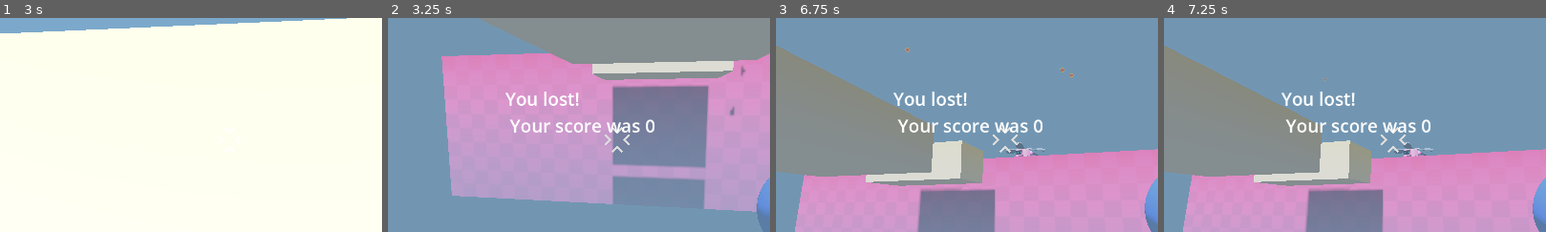
Above: before the commit, frames 1-4 (left to right).
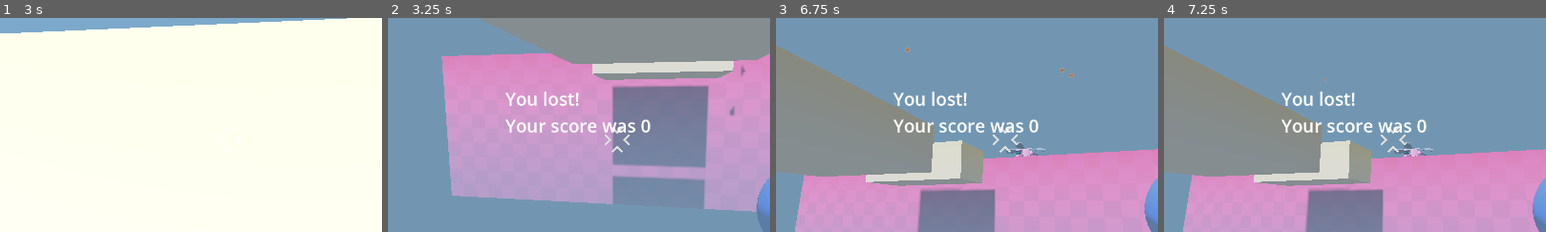
Above: after the commit, the same moments.

Repository: nesherson/survivor-arena-fps
Game: Godot game, scene res://scenes/game/game.tscn
Two runs of this game, one before a commit and one after it. Both use one fixed random seed, a clock stepped at 60 frames per second and the inputs below.
Inputs (mouse positions are % of the whole screen's width and height, from its top left):
- Up to frame 1 (3 s): tap Enter at 0.5 s; move the mouse to (55, 50) at 0.52 s; press the mouse at (55, 50) at 0.53 s; hold W (move_forward) from 0.53 s (still down); tap Space (jump) at 0.77, 1.52 s; move the mouse to (45, 50) at 1.27 s; release the mouse at (45, 50) at 1.28 s; click (45, 50) at 1.35 s; move the mouse to (52, 48) at 2.02 s; press the mouse at (52, 48) at 2.03 s; move the mouse to (49, 52) at 2.77 s; release the mouse at (49, 52) at 2.78 s; click (49, 52) at 2.85 s
- Up to frame 2 (3.25 s): keep holding W (move_forward); tap Space (jump) at 3.02 s
- Up to frame 3 (6.75 s): tap R (reset_game) at 3.5 s; move the mouse to (57, 51) at 3.52 s; press the mouse at (57, 51) at 3.53 s; tap Space (jump) at 3.77, 4.52, 6.02 s; move the mouse to (42, 49) at 4.27 s; release the mouse at (42, 49) at 4.28 s; click (42, 49) at 4.35 s; move the mouse to (51, 50) at 5.02 s; press the mouse at (51, 50) at 5.03 s; move the mouse to (46, 48) at 5.77 s; release W (move_forward) at 5.78 s; release the mouse at (46, 48) at 5.78 s; hold D (move_right) 5.78-6.53 s; click (46, 48) at 5.85 s; move the mouse to (55, 50) at 6.52 s; press the mouse at (55, 50) at 6.53 s; hold W (move_forward) from 6.53 s (still down)
- Up to frame 4 (7.25 s): keep holding W (move_forward); tap Space (jump) at 6.77 s
The pictures show only the part of the screen within x 20-70%, y 22-71%; the shares and areas given below are measured in that part.

Frame 1 is identical in both runs. In frame 2, 1.2% of the frame differs, in the area x 30-70%, y 47-54%; in frame 3, 1.3%; in frame 4, 1.3%.

Commit message:
Improve player health bar functionality
- Move player health bar to separate scene
- Update health bar using player signal

Diff:
--- a/scenes/game/game.tscn
+++ b/scenes/game/game.tscn
@@ -1,9 +1,10 @@
-[gd_scene load_steps=12 format=3 uid="uid://c15h5w7s662co"]
+[gd_scene load_steps=13 format=3 uid="uid://c15h5w7s662co"]
 
 [ext_resource type="Script" uid="uid://cc4gmgarxkuea" path="res://scripts/game/game.gd" id="1_5i0tg"]
 [ext_resource type="PackedScene" uid="uid://c6eftswfesm4c" path="res://scenes/player/player.tscn" id="1_sul5r"]
 [ext_resource type="Material" uid="uid://r2cc6tfu230g" path="res://materials/platform.tres" id="2_0sr1o"]
 [ext_resource type="Material" uid="uid://c5j0gij8mtd7e" path="res://materials/bridge.tres" id="3_0sr1o"]
+[ext_resource type="PackedScene" uid="uid://csgr2gnnihnkw" path="res://scenes/player/player_health_bar.tscn" id="3_bdhmt"]
 [ext_resource type="PackedScene" uid="uid://dr8xmhqkgx00p" path="res://scenes/enemies/mob.tscn" id="4_kelw5"]
 [ext_resource type="PackedScene" uid="uid://yagxroxn8o41" path="res://scenes/enemies/mob_spawner.tscn" id="5_lfrn8"]
 
@@ -40,6 +41,8 @@
 [node name="Player" parent="." instance=ExtResource("1_sul5r")]
 unique_name_in_owner = true
 transform = Transform3D(1, 0, 0, 0, 1, 0, 0, 0, 1, -1, 0, 2)
+
+[node name="PlayerHealthBar" parent="." instance=ExtResource("3_bdhmt")]
 
 [node name="DirectionalLight3D" type="DirectionalLight3D" parent="."]
 transform = Transform3D(1, 0, 0, 0, 0.707107, 0.707107, 0, -0.707107, 0.707107, 0, 5, 3)
@@ -224,7 +227,9 @@
 [connection signal="game_over" from="." to="Player" method="_on_game_over"]
 [connection signal="game_over" from="." to="MobSpawner" method="_on_game_over"]
 [connection signal="game_over" from="." to="MobSpawner2" method="_on_game_over"]
+[connection signal="damage_taken" from="Player" to="PlayerHealthBar" method="_on_player_damage_taken"]
 [connection signal="died" from="Player" to="." method="_on_player_died"]
+[connection signal="player_ready" from="Player" to="PlayerHealthBar" method="_on_player_ready"]
 [connection signal="mob_spawned" from="MobSpawner" to="." method="_on_mob_spawner_mob_spawned"]
 [connection signal="mob_spawned" from="MobSpawner2" to="." method="_on_mob_spawner_mob_spawned"]
 [connection signal="timeout" from="GameTimeoutTimer" to="." method="_on_game_timeout_timer_timeout"]
--- a/scenes/player/player.tscn
+++ b/scenes/player/player.tscn
@@ -6,33 +6,6 @@
 [ext_resource type="AudioStream" uid="uid://cwphj54q1m3cc" path="res://player/gun_shoot.wav" id="4_lvxji"]
 
 [sub_resource type="CapsuleShape3D" id="CapsuleShape3D_x7p2l"]
-
-[sub_resource type="StyleBoxFlat" id="StyleBoxFlat_lvxji"]
-bg_color = Color(0.132444, 0.234881, 0.126002, 1)
-border_width_left = 2
-border_width_top = 2
-border_width_right = 2
-border_width_bottom = 2
-border_color = Color(0.238223, 0.383566, 0.139718, 1)
-corner_radius_top_left = 5
-corner_radius_top_right = 5
-corner_radius_bottom_right = 5
-corner_radius_bottom_left = 5
-
-[sub_resource type="StyleBoxFlat" id="StyleBoxFlat_p47bc"]
-bg_color = Color(0.332642, 0.62691, 0.372827, 1)
-border_width_left = 2
-border_width_top = 2
-border_width_right = 2
-border_width_bottom = 2
-border_color = Color(0.8, 0.8, 0.8, 0)
-corner_radius_top_left = 5
-corner_radius_top_right = 5
-corner_radius_bottom_right = 5
-corner_radius_bottom_left = 5
-
-[sub_resource type="LabelSettings" id="LabelSettings_lvxji"]
-font_size = 22
 
 [node name="Player" type="CharacterBody3D"]
 collision_layer = 3
@@ -76,21 +49,3 @@
 [node name="ShootSound" type="AudioStreamPlayer" parent="."]
 unique_name_in_owner = true
 stream = ExtResource("4_lvxji")
-
-[node name="HealthBar" type="ProgressBar" parent="."]
-unique_name_in_owner = true
-offset_left = 45.0
-offset_top = 6.0
-offset_right = 190.0
-offset_bottom = 36.0
-theme_override_styles/background = SubResource("StyleBoxFlat_lvxji")
-theme_override_styles/fill = SubResource("StyleBoxFlat_p47bc")
-show_percentage = false
-
-[node name="HealthBarLabel" type="Label" parent="."]
-offset_left = 8.0
-offset_top = 6.0
-offset_right = 48.0
-offset_bottom = 37.0
-text = "HP"
-label_settings = SubResource("LabelSettings_lvxji")
--- /dev/null
+++ b/scenes/player/player_health_bar.tscn
@@ -0,0 +1,59 @@
+[gd_scene load_steps=5 format=3 uid="uid://csgr2gnnihnkw"]
+
+[ext_resource type="Script" uid="uid://47dc8fr6s6a1" path="res://scripts/player/player_health_bar.gd" id="1_l31cn"]
+
+[sub_resource type="StyleBoxFlat" id="StyleBoxFlat_mppni"]
+bg_color = Color(0.132444, 0.234881, 0.126002, 1)
+border_width_left = 2
+border_width_top = 2
+border_width_right = 2
+border_width_bottom = 2
+border_color = Color(0.238223, 0.383566, 0.139718, 1)
+corner_radius_top_left = 5
+corner_radius_top_right = 5
+corner_radius_bottom_right = 5
+corner_radius_bottom_left = 5
+
+[sub_resource type="StyleBoxFlat" id="StyleBoxFlat_l31cn"]
+bg_color = Color(0.332642, 0.62691, 0.372827, 1)
+border_width_left = 2
+border_width_top = 2
+border_width_right = 2
+border_width_bottom = 2
+border_color = Color(0.8, 0.8, 0.8, 0)
+corner_radius_top_left = 5
+corner_radius_top_right = 5
+corner_radius_bottom_right = 5
+corner_radius_bottom_left = 5
+
+[sub_resource type="LabelSettings" id="LabelSettings_6jdqd"]
+font_size = 22
+
+[node name="PlayerHealthBar" type="Control"]
+layout_mode = 3
+anchors_preset = 15
+anchor_right = 1.0
+anchor_bottom = 1.0
+grow_horizontal = 2
+grow_vertical = 2
+mouse_filter = 1
+script = ExtResource("1_l31cn")
+
+[node name="HealthBar" type="ProgressBar" parent="."]
+unique_name_in_owner = true
+offset_left = 45.0
+offset_top = 6.0
+offset_right = 190.0
+offset_bottom = 36.0
+theme_override_styles/background = SubResource("StyleBoxFlat_mppni")
+theme_override_styles/fill = SubResource("StyleBoxFlat_l31cn")
+show_percentage = false
+
+[node name="HealthBarLabel" type="Label" parent="."]
+unique_name_in_owner = true
+offset_left = 8.0
+offset_top = 6.0
+offset_right = 48.0
+offset_bottom = 37.0
+text = "HP"
+label_settings = SubResource("LabelSettings_6jdqd")
--- a/scripts/game/game.gd
+++ b/scripts/game/game.gd
@@ -40,7 +40,7 @@
 func _ready() -> void:
 	game_timeout_label.text = "Time left: " + str(game_time_limit)
 
-func finish_game(game_over_state: GAME_OVER_STATE, game_over_text: String):
+func finish_game(game_over_state: GAME_OVER_STATE):
 	get_tree().paused = true
 	get_viewport().set_input_as_handled()
 	game_over.emit()
@@ -48,10 +48,9 @@
 	is_game_over = true
 
 	if game_over_state == GAME_OVER_STATE.WIN:
-		show_game_over_screen(game_over_text)
+		show_game_over_screen("Congratulations, you won! \nYour score was " + str(score))
 	else:
-		show_game_over_screen(game_over_text)
-
+		show_game_over_screen("You lost! \nYour score was " + str(score))
 
 func _on_mob_spawner_mob_spawned(mob: RigidBody3D) -> void:
 	mob.died.connect(func on_mob_death():
@@ -60,11 +59,11 @@
 		)
 
 func _on_kill_plane_body_entered(body: Node3D) -> void:
-	finish_game(GAME_OVER_STATE.LOSE, "You lost! \n Your score was " + str(score))
+	finish_game(GAME_OVER_STATE.LOSE)
 
 func _on_game_timeout_timer_timeout() -> void:
 	if game_time_limit == 0:
-		finish_game(GAME_OVER_STATE.WIN, "Congratulations, you won! \n Your score was " + str(score))
+		finish_game(GAME_OVER_STATE.WIN)
 
 		return
 
@@ -76,4 +75,4 @@
 		reset_game()
 
 func _on_player_died() -> void:
-	finish_game(GAME_OVER_STATE.LOSE, "You lost! \n Your score was " + str(score))
+	finish_game(GAME_OVER_STATE.LOSE)
--- a/scripts/player/player.gd
+++ b/scripts/player/player.gd
@@ -5,9 +5,10 @@
 @onready var camera = $Camera
 @onready var timer = %Timer
 @onready var shoot_sound = %ShootSound
-@onready var health_bar: ProgressBar = %HealthBar
 
 signal died
+signal damage_taken(health_remaining: int)
+signal player_ready(health: int)
 
 const y_rotation_sensitivity = 0.5
 const x_rotation_sensitivity = 0.5
@@ -34,11 +35,11 @@
 		return
 
 	health -= 2
-	health_bar.value = health
+	damage_taken.emit(health)
 
 func _ready() -> void:
 	Input.set_mouse_mode(Input.MOUSE_MODE_CAPTURED)
-	health_bar.value = health
+	player_ready.emit(health)
 
 func _unhandled_input(event: InputEvent) -> void:
 	if event is InputEventMouseMotion:
--- /dev/null
+++ b/scripts/player/player_health_bar.gd
@@ -0,0 +1,17 @@
+extends Control
+
+@onready var health_bar: ProgressBar = %HealthBar
+
+var player_health: int
+
+func update_health_bar(value: int):
+	health_bar.value = value
+
+func _ready() -> void:
+	update_health_bar(player_health)
+
+func _on_player_damage_taken(health_remaining: int) -> void:
+	update_health_bar(health_remaining)
+
+func _on_player_ready(health: int) -> void:
+	player_health = health
Not shown: 1 places in scenes/player/player.tscn that only renumber resources
Not shown, added: scripts/player/player_health_bar.gd.uid
